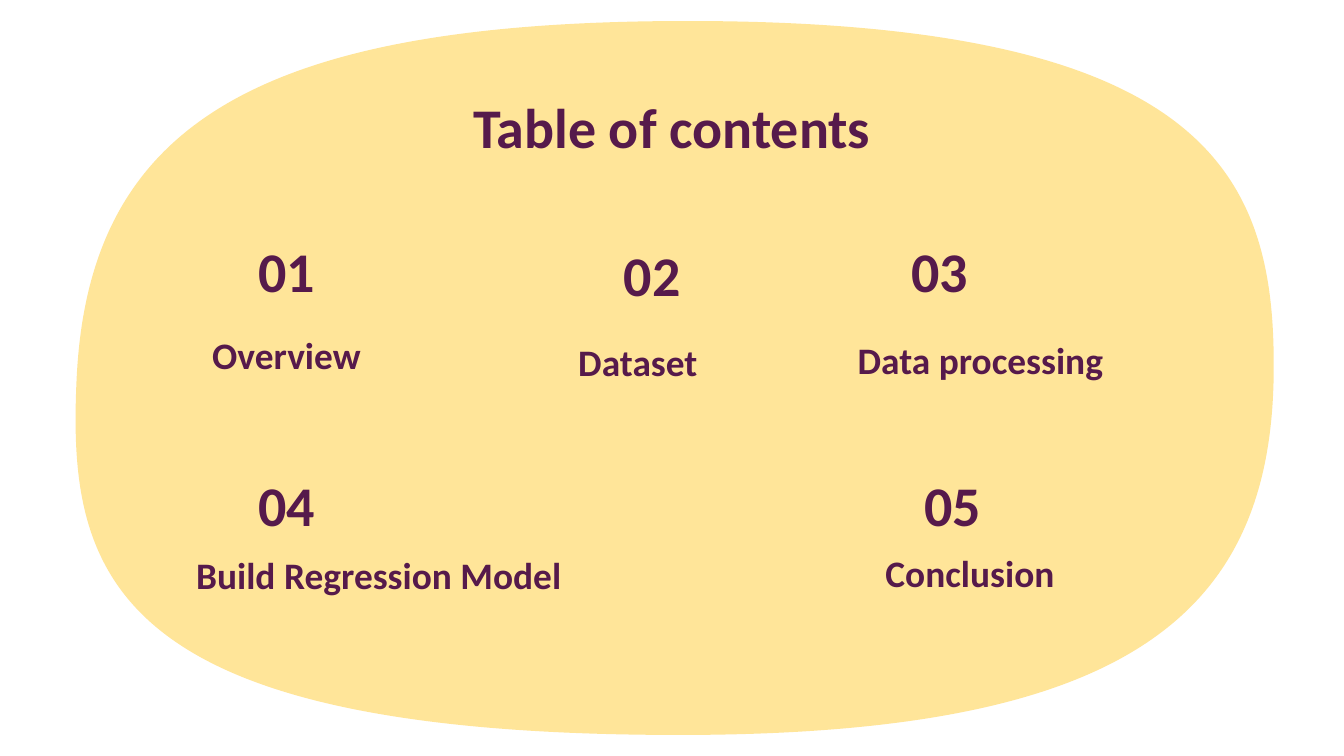
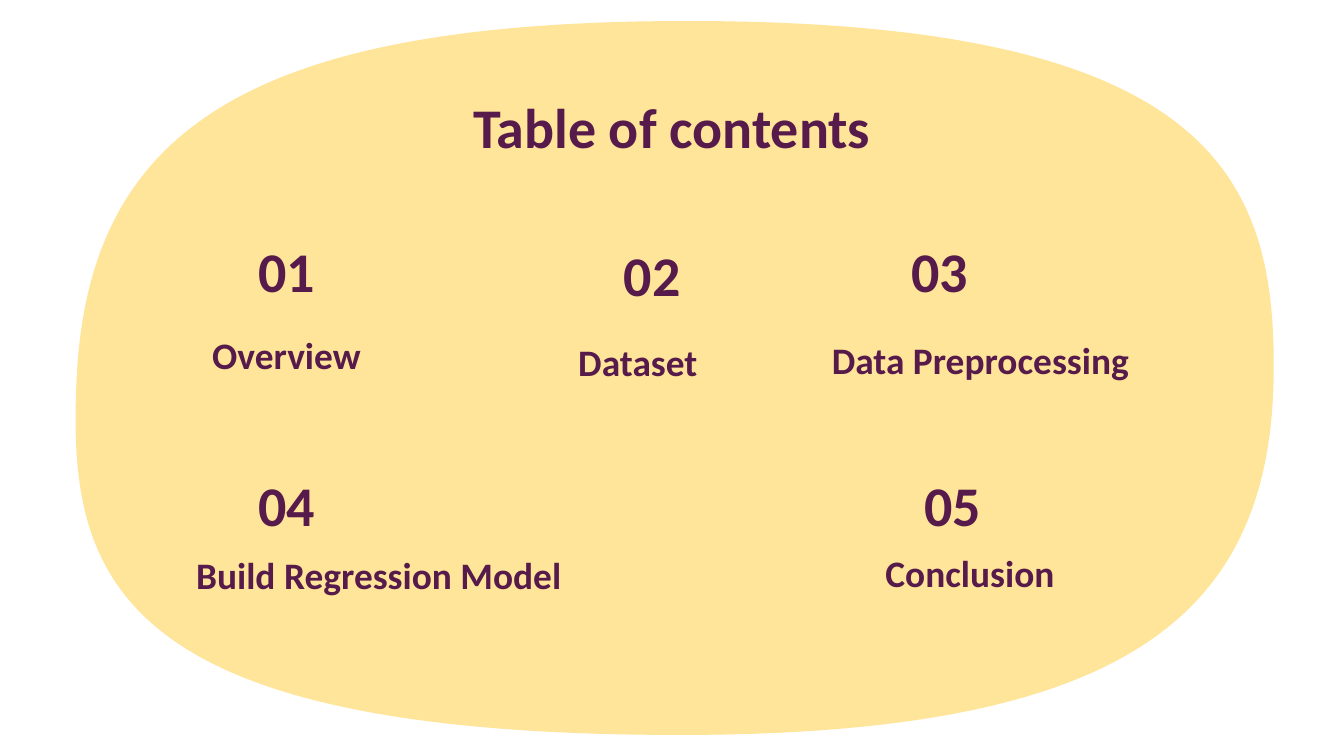
Before and after one commit to ShahadAbdulaziz/Life-Expectancy-REGRESSION, a slide deck: slide 2 of Factors affecting Life Expectancy.pptx. Drawn at 1344x756 pixels with LibreOffice and Linux fonts; fonts in the diff are those of the drawing. Boxes give left, top, right and bottom in pixels: in the first picture for what was removed or moved away, otherwise in the second. Text is boxed around its words. In the diff, an @@ line names an element or a change of style, - is before the commit and + after.

```diff
--- a/Factors affecting Life Expectancy.pptx
+++ b/Factors affecting Life Expectancy.pptx
@@ title at <box>832,348,1129,381</box>: text changed @@
-Data processing
+Data Preprocessing
```
Also in this commit, not shown: 2 other slides changed.
